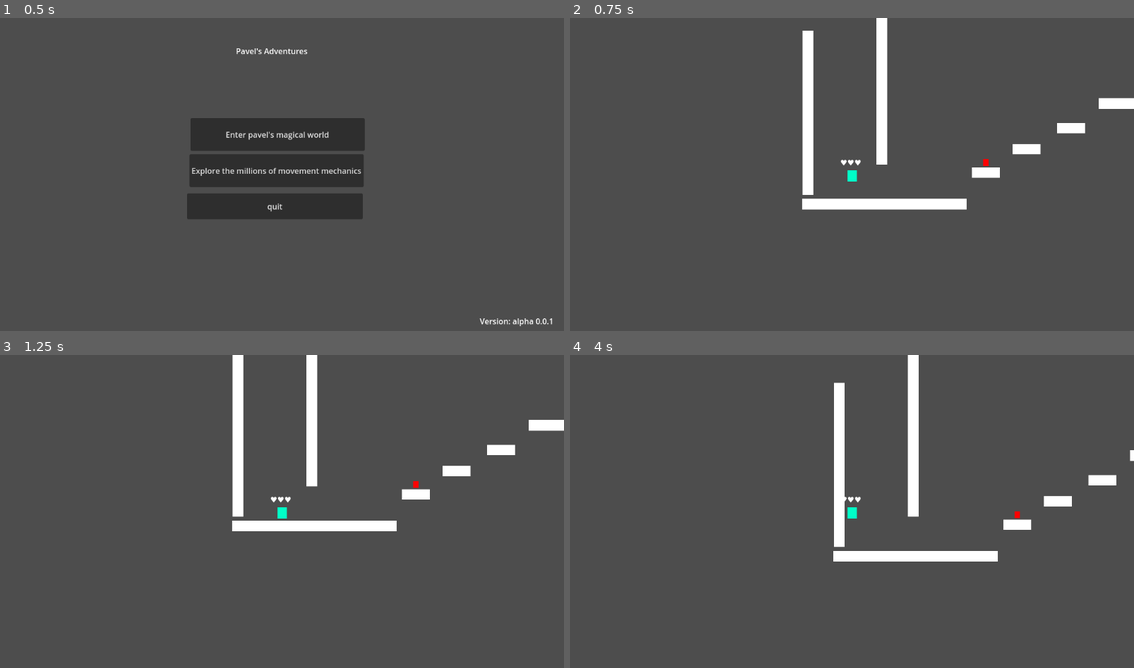
Above: before the commit, frames 1-4 (two rows, left to right).
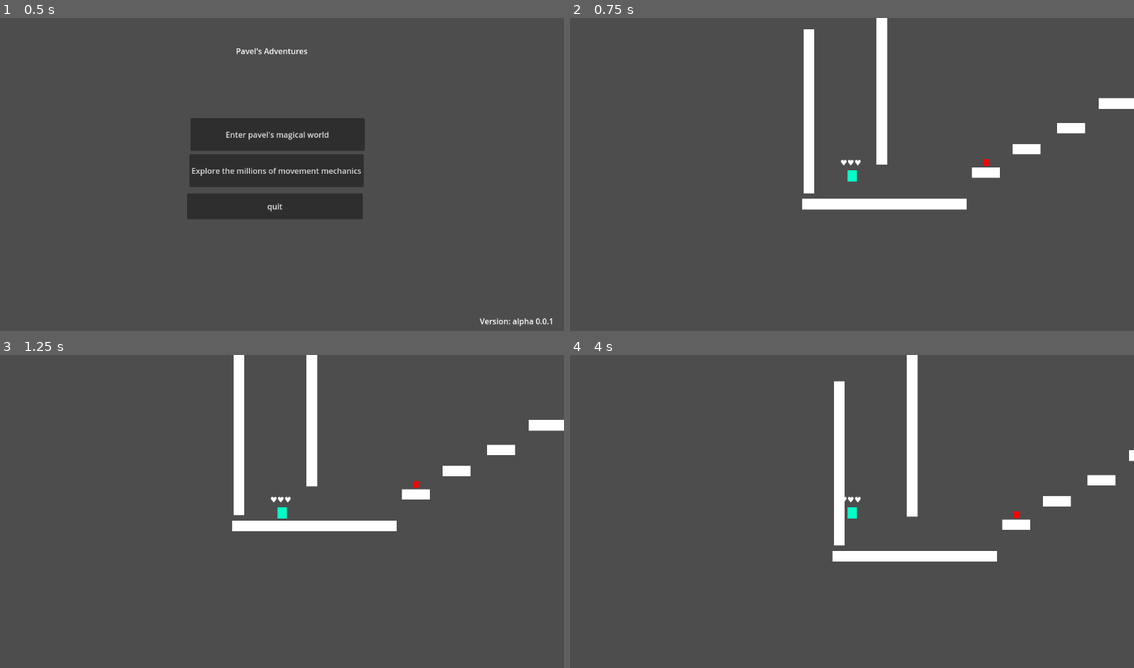
Above: after the commit, the same moments.

Repository: seccopro/Pavel-Adventures
Game: Godot game, scene res://scenes/main.tscn
Two runs of this game, one before a commit and one after it. Both use one fixed random seed, a clock stepped at 60 frames per second and the inputs below.
Inputs:
- Up to frame 1 (0.5 s): no input
- Up to frame 2 (0.75 s): click "Explore the millions of movem…" at 0.5 s
- Up to frame 3 (1.25 s): no input
- Up to frame 4 (4 s): tap Enter at 1.25 s; hold Ctrl (climb) 1.28-2.03 s; hold Right (right) 1.28-2.78 s; tap Space (jump) at 1.52, 2.27, 3.77 s; tap Q (dash) at 2.1, 3.6 s; hold Ctrl (climb) 2.78-3.53 s; hold Left (left) from 2.78 s (still down)

Frame 1 is identical in both runs. In frame 2, 0.3% of the frame differs, in the area x 41-44%, y 3-57%; in frame 3, 0.3%; in frame 4, 0.4%, in the area x 46-100%, y 0-66%.

Commit message:
Added Ronda and Win platform

Diff:
--- a/project/scenes/HUD/Death/death_screen.tscn
+++ b/project/scenes/HUD/death_screen/death_screen.tscn
@@ -1,6 +1,6 @@
 [gd_scene load_steps=2 format=3 uid="uid://61w51ai88ja0"]
 
-[ext_resource type="Script" path="res://scenes/HUD/Death/death_screen.gd" id="1_8sd6f"]
+[ext_resource type="Script" path="res://scenes/HUD/death_screen/death_screen.gd" id="1_8sd6f"]
 
 [node name="death_screen" type="Control"]
 layout_mode = 3
--- /dev/null
+++ b/project/scenes/HUD/victory_screen/victory_screen.gd
@@ -0,0 +1,19 @@
+extends Control
+
+
+# Called when the node enters the scene tree for the first time.
+func _ready():
+	pass # Replace with function body.
+
+
+# Called every frame. 'delta' is the elapsed time since the previous frame.
+func _process(delta):
+	pass
+
+
+func _on_replay_pressed():
+	get_tree().change_scene_to_file("res://scenes/_debug/movement_test.tscn")
+
+
+func _on_quit_pressed():
+	get_tree().change_scene_to_file("res://scenes/main.tscn")
--- /dev/null
+++ b/project/scenes/HUD/victory_screen/victory_screen.tscn
@@ -0,0 +1,41 @@
+[gd_scene load_steps=2 format=3 uid="uid://36kt0ngexo1t"]
+
+[ext_resource type="Script" path="res://scenes/HUD/victory_screen/victory_screen.gd" id="1_kjaeb"]
+
+[node name="victory_screen" type="Control"]
+layout_mode = 3
+anchors_preset = 15
+anchor_right = 1.0
+anchor_bottom = 1.0
+grow_horizontal = 2
+grow_vertical = 2
+script = ExtResource("1_kjaeb")
+
+[node name="win_text" type="TextEdit" parent="."]
+layout_mode = 0
+offset_left = 216.0
+offset_top = 17.0
+offset_right = 558.0
+offset_bottom = 78.0
+text = "                               YOU WIN"
+wrap_mode = 1
+autowrap_mode = 1
+
+[node name="replay" type="Button" parent="."]
+layout_mode = 0
+offset_left = 232.0
+offset_top = 247.0
+offset_right = 560.0
+offset_bottom = 290.0
+text = "REPLAY"
+
+[node name="quit" type="Button" parent="."]
+layout_mode = 0
+offset_left = 227.0
+offset_top = 328.0
+offset_right = 555.0
+offset_bottom = 371.0
+text = "QUIT"
+
+[connection signal="pressed" from="replay" to="." method="_on_replay_pressed"]
+[connection signal="pressed" from="quit" to="." method="_on_quit_pressed"]
--- a/project/scenes/_debug/movement_test.gd
+++ b/project/scenes/_debug/movement_test.gd
@@ -2,6 +2,7 @@
 
 var lethal_depth= 600
 signal damaged()
+signal win(score)
 # Called when the node enters the scene tree for the first time.
 func _ready():
 
@@ -19,7 +20,14 @@
 		reset_position()
 	if($player.position.x>= 2900 or $player.position.y <= -50):
 		print("you won!!!")
+		emit_signal("win",0)
 
 func reset_position():
 		$player.position.x = 550
 		$player.position.y = 400
+
+
+
+func _on_win_check_body_entered(body):
+	if(body.name =="player"):
+		emit_signal("win",0)
--- a/project/scenes/_debug/movement_test.tscn
+++ b/project/scenes/_debug/movement_test.tscn
@@ -1,7 +1,8 @@
-[gd_scene load_steps=7 format=3 uid="uid://bccnka0x1hcbt"]
+[gd_scene load_steps=10 format=3 uid="uid://bccnka0x1hcbt"]
 
 [ext_resource type="Script" path="res://scenes/_debug/movement_test.gd" id="1_pcuud"]
 [ext_resource type="PackedScene" uid="uid://bekqv7eev7lmv" path="res://scenes/game/characters/player.tscn" id="2_36yml"]
+[ext_resource type="PackedScene" uid="uid://c8wvmaehkj300" path="res://scenes/game/enemies/ronda/ronda.tscn" id="3_28jar"]
 
 [sub_resource type="RectangleShape2D" id="RectangleShape2D_mh7pj"]
 size = Vector2(333, 29.5)
@@ -14,6 +15,12 @@
 
 [sub_resource type="CircleShape2D" id="CircleShape2D_fqnr7"]
 
+[sub_resource type="RectangleShape2D" id="RectangleShape2D_k5cre"]
+size = Vector2(333, 29.5)
+
+[sub_resource type="RectangleShape2D" id="RectangleShape2D_gw3nv"]
+size = Vector2(312, 24)
+
 [node name="Node2D" type="Node2D"]
 script = ExtResource("1_pcuud")
 
@@ -21,7 +28,7 @@
 position = Vector2(875, 327)
 
 [node name="wall" type="StaticBody2D" parent="platforms"]
-position = Vector2(-405, -60)
+position = Vector2(-403, -63)
 rotation = 1.5708
 
 [node name="CollisionShape2D" type="CollisionShape2D" parent="platforms/wall"]
@@ -132,4 +139,29 @@
 [node name="player" parent="." instance=ExtResource("2_36yml")]
 position = Vector2(560, 384)
 
+[node name="ronda" parent="." instance=ExtResource("3_28jar")]
+position = Vector2(1736, 136)
+
+[node name="win_platform" type="StaticBody2D" parent="."]
+position = Vector2(3048, 112)
+
+[node name="CollisionShape2D" type="CollisionShape2D" parent="win_platform"]
+shape = SubResource("RectangleShape2D_k5cre")
+
+[node name="ColorRect" type="ColorRect" parent="win_platform/CollisionShape2D"]
+offset_left = -166.0
+offset_top = -11.0
+offset_right = 170.0
+offset_bottom = 11.0
+metadata/_edit_use_anchors_ = true
+
+[node name="win_check" type="Area2D" parent="win_platform"]
+
+[node name="win_check_shape" type="CollisionShape2D" parent="win_platform/win_check"]
+position = Vector2(4, -8)
+shape = SubResource("RectangleShape2D_gw3nv")
+
 [connection signal="damaged" from="." to="player" method="_on_node_2d_damaged"]
+[connection signal="win" from="." to="player" method="_on_node_2d_win"]
+[connection signal="touched" from="ronda" to="player" method="_on_ronda_touched"]
+[connection signal="body_entered" from="win_platform/win_check" to="." method="_on_win_check_body_entered"]
--- a/project/scenes/game/characters/player.gd
+++ b/project/scenes/game/characters/player.gd
@@ -15,6 +15,7 @@
 var is_climbing = false
 var is_dashing = false
 var is_alive = true
+var is_playing = true
 
 # Get the gravity from the project settings to be synced with RigidBody nodes.
 var gravity = ProjectSettings.get_setting("physics/2d/default_gravity")
@@ -28,7 +29,7 @@
 	if Input.is_action_just_pressed("reset_position"):		#reset respawn mech add button
 		reset_position()
 
-	if(is_alive):
+	if(is_alive and is_playing):
 		logic()
 		move_and_slide()
 		movement()
@@ -42,9 +43,14 @@
 		game_over()
 
 func game_over():
-	$"Death-screen".show()
+	$"death_screen".show()
 	is_alive = false
+	is_playing = false
 	print("gay over")
+
+func win():
+	is_playing = false
+	$"victory_screen".show()
 
 func reset_position():
 		position.x = 550
@@ -133,3 +139,10 @@
 
 func _on_node_2d_damaged():
 	lifes -= 1
+
+func _on_ronda_touched(value):
+	lifes -= value
+
+
+func _on_node_2d_win(score):
+	win()
--- a/project/scenes/game/characters/player.tscn
+++ b/project/scenes/game/characters/player.tscn
@@ -1,7 +1,8 @@
-[gd_scene load_steps=4 format=3 uid="uid://bekqv7eev7lmv"]
+[gd_scene load_steps=5 format=3 uid="uid://bekqv7eev7lmv"]
 
 [ext_resource type="Script" path="res://scenes/game/characters/player.gd" id="1_gl315"]
-[ext_resource type="PackedScene" uid="uid://61w51ai88ja0" path="res://scenes/HUD/Death/death_screen.tscn" id="2_4igj4"]
+[ext_resource type="PackedScene" uid="uid://61w51ai88ja0" path="res://scenes/HUD/death_screen/death_screen.tscn" id="2_4igj4"]
+[ext_resource type="PackedScene" uid="uid://36kt0ngexo1t" path="res://scenes/HUD/victory_screen/victory_screen.tscn" id="3_ud4rt"]
 
 [sub_resource type="RectangleShape2D" id="RectangleShape2D_vqk56"]
 size = Vector2(23, 22)
@@ -41,3 +42,10 @@
 offset_top = -235.0
 offset_right = -394.0
 offset_bottom = -235.0
+
+[node name="victory_screen" parent="." instance=ExtResource("3_ud4rt")]
+visible = false
+offset_left = -400.0
+offset_top = -191.0
+offset_right = -400.0
+offset_bottom = -191.0
--- /dev/null
+++ b/project/scenes/game/enemies/ronda/ronda.gd
@@ -0,0 +1,60 @@
+extends CharacterBody2D
+
+
+const SPEED = 200
+const JUMP_VELOCITY = -300.0
+
+const target_range = [1100, 2500]
+var target_position = 1
+
+var is_okay = true
+
+signal touched(value)
+
+# Get the gravity from the project settings to be synced with RigidBody nodes.
+var gravity = ProjectSettings.get_setting("physics/2d/default_gravity")
+
+
+func _physics_process(delta):
+	# Add the gravity.
+	move_and_slide()
+	if not is_on_floor():
+		velocity.y += gravity * delta
+
+	if is_okay:
+		range_walking()
+
+
+func walk_right():
+	velocity.x = SPEED
+
+func walk_left():
+	velocity.x = -SPEED
+
+func stop_walking():
+	velocity.x = 0
+
+func range_walking():
+	$"global_position_label".text = str(global_position.x)
+	if( target_position == 1 ):
+		if ( global_position.x < target_range[1]):	#
+			walk_right()
+		else:
+			target_position = 0
+	elif(target_position == 0):
+		if ( global_position.x > target_range[0]):
+			walk_left()
+		else:
+			target_position = 1
+
+
+func _on_event_detector_body_entered(body):
+	print("ronda has detected a " + str(body))
+	if(body.name == "player"):
+		velocity.y += JUMP_VELOCITY
+
+
+func _on_damage_area_body_entered(body):
+	if(body.name == "player"):
+		print("ronda has damaged you")
+		emit_signal("touched", 1)
--- /dev/null
+++ b/project/scenes/game/enemies/ronda/ronda.tscn
@@ -0,0 +1,48 @@
+[gd_scene load_steps=5 format=3 uid="uid://c8wvmaehkj300"]
+
+[ext_resource type="Script" path="res://scenes/game/enemies/ronda/ronda.gd" id="1_17vce"]
+
+[sub_resource type="RectangleShape2D" id="RectangleShape2D_r8svd"]
+size = Vector2(20, 43)
+
+[sub_resource type="RectangleShape2D" id="RectangleShape2D_0luk3"]
+size = Vector2(396, 116)
+
+[sub_resource type="RectangleShape2D" id="RectangleShape2D_vg1ld"]
+size = Vector2(25, 48)
+
+[node name="ronda" type="CharacterBody2D"]
+script = ExtResource("1_17vce")
+
+[node name="CollisionShape2D" type="CollisionShape2D" parent="."]
+position = Vector2(0, 8.5)
+shape = SubResource("RectangleShape2D_r8svd")
+
+[node name="ColorRect" type="ColorRect" parent="CollisionShape2D"]
+offset_left = -12.0
+offset_top = -25.0
+offset_right = 13.0
+offset_bottom = 22.0
+color = Color(0, 0, 0, 1)
+
+[node name="event_detector" type="Area2D" parent="."]
+
+[node name="CollisionShape2D" type="CollisionShape2D" parent="event_detector"]
+position = Vector2(0, -3)
+shape = SubResource("RectangleShape2D_0luk3")
+
+[node name="damage_area" type="Area2D" parent="."]
+
+[node name="CollisionShape2D" type="CollisionShape2D" parent="damage_area"]
+position = Vector2(0.5, 7)
+shape = SubResource("RectangleShape2D_vg1ld")
+
+[node name="global_position_label" type="Label" parent="."]
+visible = false
+offset_left = -18.0
+offset_top = -118.0
+offset_right = 22.0
+offset_bottom = -95.0
+
+[connection signal="body_entered" from="event_detector" to="." method="_on_event_detector_body_entered"]
+[connection signal="body_entered" from="damage_area" to="." method="_on_damage_area_body_entered"]
Renamed: project/scenes/HUD/Death/death_screen.gd -> project/scenes/HUD/death_screen/death_screen.gd
